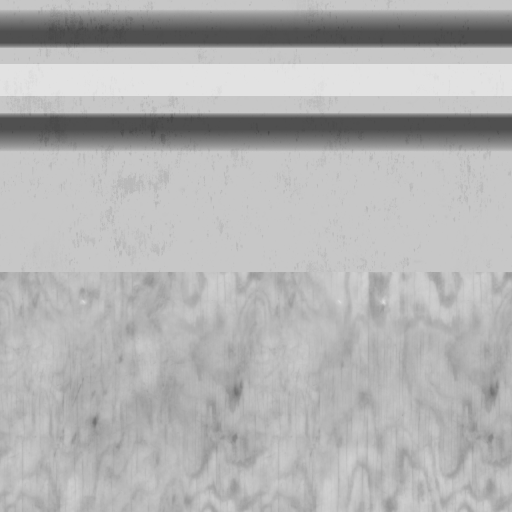
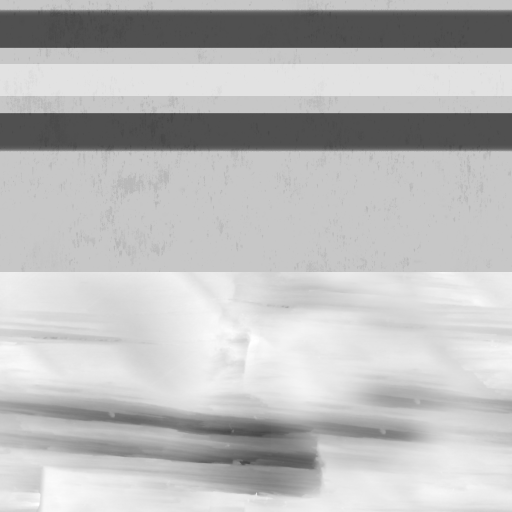
Two versions of the same layered image (512 × 512). Layer-by-layer changes:
painted on "plate" over [0, 9, 512, 152]
painted on "wood" over [0, 272, 512, 512]
